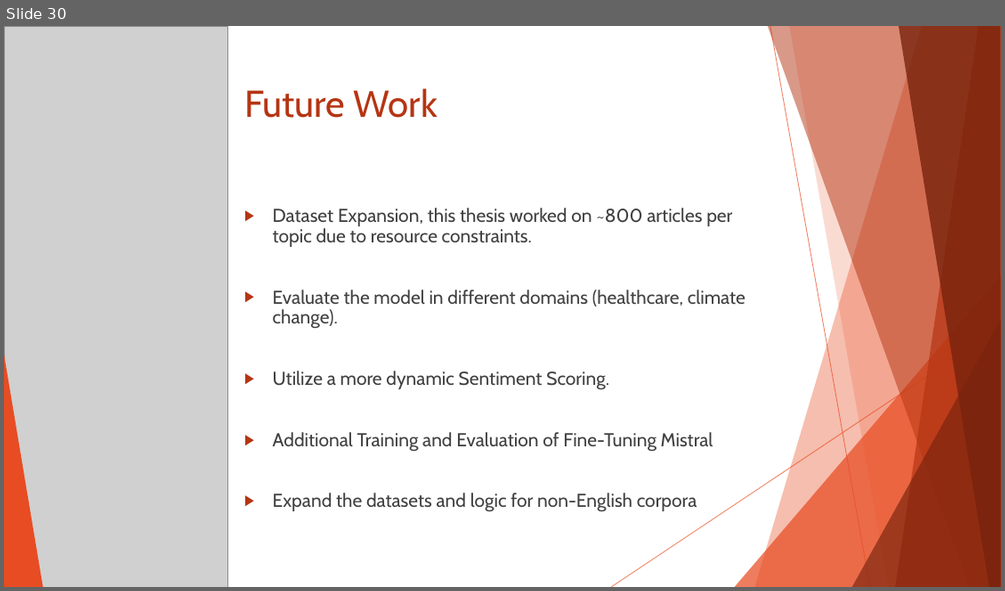
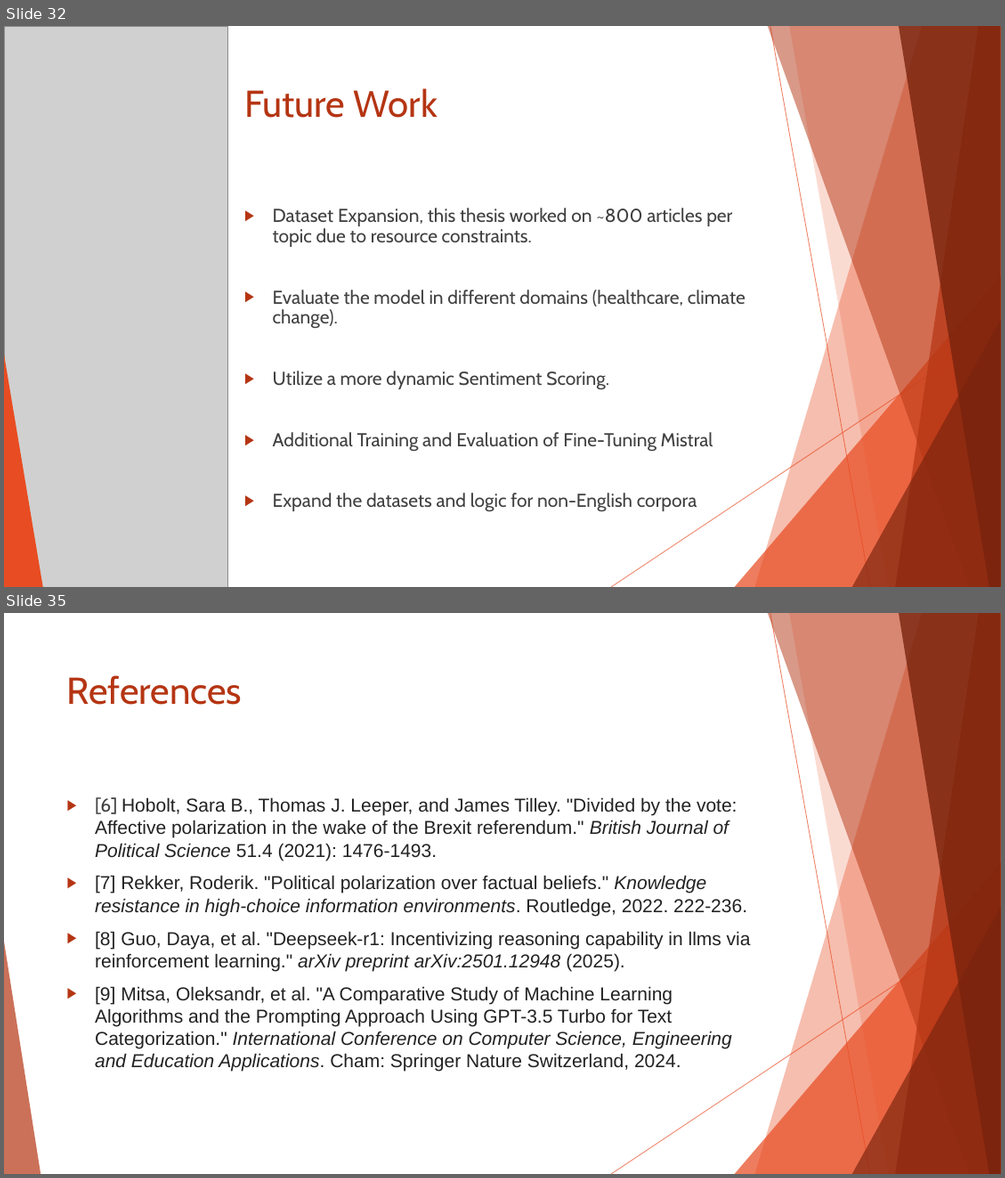
Before and after one commit to amodes01/ADE, a slide deck: Documentation/Thesis_Defend.PPTX. Shown one above the other, each under a label of ours: slide 30 before the commit, slides 32 and 35 after it; the slides between them are not shown. The pictures are 1005x591 and 1005x1178 pixels, drawn with LibreOffice and Linux fonts; fonts in the diff are those of the drawing; grey boxes stand for pictures. Boxes give left, top, right and bottom in pixels: in the first picture for what was removed or moved away, otherwise in the second. Text is boxed around its words. In the diff, an @@ line names an element or a change of style, - is before the commit and + after.

```diff
--- a/Documentation/Thesis_Defend.PPTX
+++ b/Documentation/Thesis_Defend.PPTX
@@ slide 35 added at [4, 613, 1001, 1174], background #FFFFFF; not listed: 10 template elements that a slide beside it also shows @@
@@ title added at [67, 675, 243, 705], 36 pt, text #B53513 @@
+References
@@ text added at [95, 797, 751, 1071], 18 pt, text #222222 @@
+▶ [6] Hobolt, Sara B., Thomas J. Leeper, and James Tilley. "Divided by the vote: Affective polarization in the wake of the Brexit referendum." British Journal of Political Science 51.4 (2021): 1476-1493.
+▶ [7] Rekker, Roderik. "Political polarization over factual beliefs." Knowledge resistance in high-choice information environments. Routledge, 2022. 222-236.
+▶ [8] Guo, Daya, et al. "Deepseek-r1: Incentivizing reasoning capability in llms via reinforcement learning." arXiv preprint arXiv:2501.12948 (2025).
+▶ [9] Mitsa, Oleksandr, et al. "A Comparative Study of Machine Learning Algorithms and the Prompting Approach Using GPT-3.5 Turbo for Text Categorization." International Conference on Computer Science, Engineering and Education Applications. Cham: Springer Nature Switzerland, 2024.
@@ what was slide 30 is now slide 32 @@
```
Also in this commit, not shown: 15 slides changed, 9 other slides added, 7 slides removed, 3 other files.
